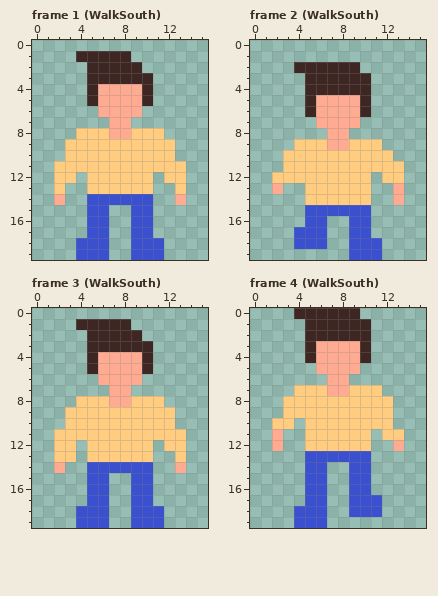
Edited in one commit: pixel-art file (Assets/Sprites/playerguy.aseprite). Above is the file before it was changed.
16x20 pixels, 36 frames. Shown: frame 1 (WalkSouth), frame 2 (WalkSouth), frame 3 (WalkSouth), frame 4 (WalkSouth). The commit also changed other frames, which this record leaves out.
The result:
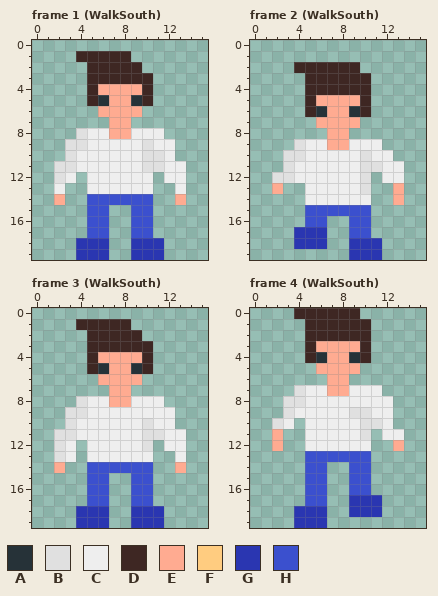
Palette (. is transparent): A #263238  B #e0e0e0  C #eeeeee  D #3e2723  E #ffab91  F #ffcc80  G #2a36b1  H #3b50ce
Change:
Changed rows in their new state; - is an unchanged pixel.
Frame 1 (WalkSouth), layer "Layer 1":
first column x 2:
 5 ----A--A----
 8 --BCC--CCC--
 9 -BBCCCCCBCC-
10 -BCCCCCCBBC-
11 BBCCCCCCBBCC
12 BC-CCCCCC-CC
13 C--CCCCCC--C
first column x 4:
18 GGG--GGG
19 GGG--GGG
Frame 2 (WalkSouth), layer "Layer 1":
first column x 2:
 6 ----A--A----
 9 --BCC--CCC--
10 -BBCCCCCBCC-
11 -BCCCCCCBBCC
12 BBCCCCCCB-CC
13 ---CCCCCB---
14 ---CCCCCC---
17 --GGG-------
18 --GGG--GGG--
19 -------GGG--
Frame 3 (WalkSouth), layer "Layer 1":
first column x 2:
 5 ----A--A----
 8 --BCC--CCC--
 9 -BBCCCCCCCC-
10 -BCCCCCCBCC-
11 BBCCCCCCBBCC
12 BC-CCCCCB-CC
13 BC-CCCCCC--C
first column x 4:
18 GGG--GGG
19 GGG--GGG
Frame 4 (WalkSouth), layer "Layer 1":
first column x 2:
 4 ----A--A----
 7 --BCC--CCC--
 8 -BBCCCCCCCC-
 9 -BCCCCCBBCC-
10 BC-CCCCCBBC-
11 ---CCCCCB-CC
12 ---CCCCCC---
first column x 4:
17 -----GGG
18 GGG--GGG
19 GGG-----
Boxes around the changes in both pictures, in picture pixels (x1, y1, x2, y2):
changed: (54, 95, 186, 194)
changed: (76, 238, 164, 260)
changed: (272, 106, 404, 260)
changed: (54, 363, 186, 462)
changed: (76, 506, 164, 528)
changed: (272, 352, 404, 528)
